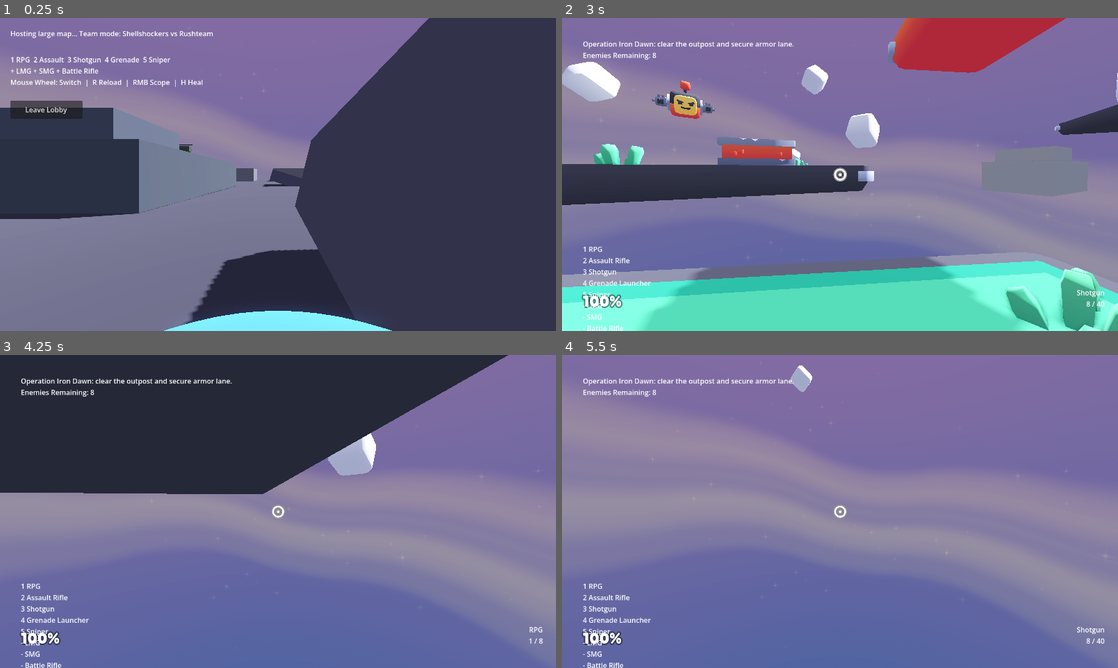
Above: before the commit, frames 1-4 (two rows, left to right).
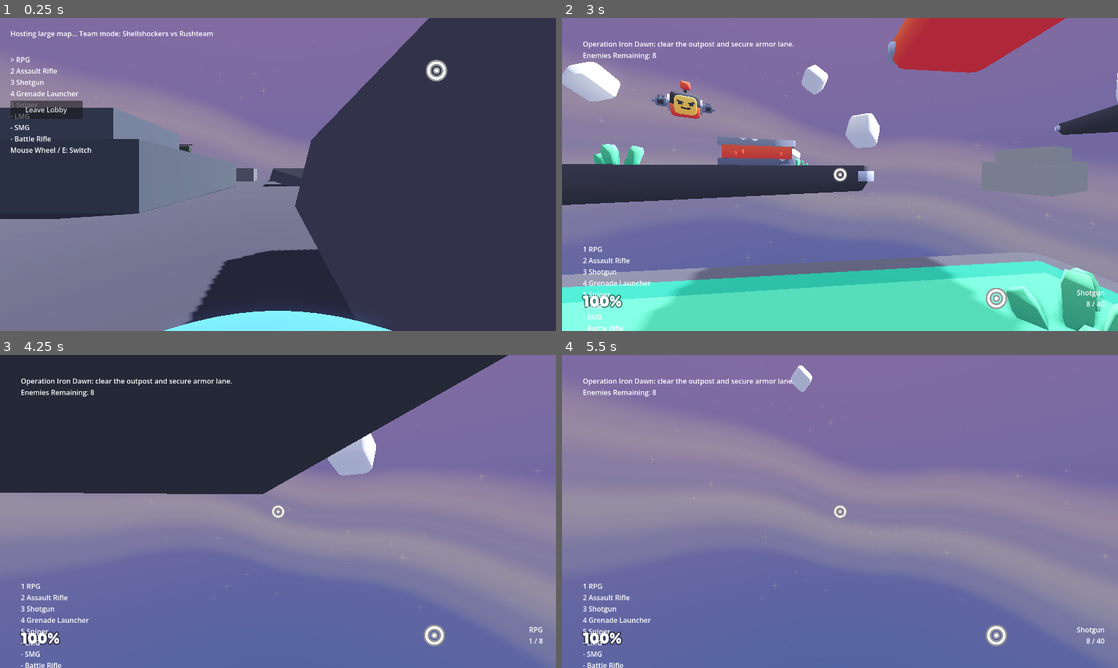
Above: after the commit, the same moments.

Repository: kRxZykRxZy/darkdutytest
Game: Godot game, scene res://scenes/multiplayer_arena.tscn
Two runs of this game, one before a commit and one after it. Both use one fixed random seed, a clock stepped at 60 frames per second and the inputs below. This scene is started directly instead of the project's main scene.
Inputs (mouse positions are in pixels of both pictures, inside the frame that each line leads up to):
- Up to frame 1 (0.25 s): no input
- Up to frame 2 (3 s): click "Leave Lobby" at 0.5 s; click "Play Campaign" at 1.25 s; click "Start Campaign (Level 1)" at 2 s; move the mouse to (867, 174) at 2.77 s; hold W (move_forward) from 2.78 s (still down); tap Mouse wheel down (weapon_next) at 2.85 s
- Up to frame 3 (4.25 s): keep holding W (move_forward); tap Space (jump) at 3.02, 3.77 s; tap Mouse wheel up (weapon_prev) at 3.05, 3.6 s; move the mouse to (250, 511) at 3.52 s; tap 1 (weapon_slot_1) at 3.8 s
- Up to frame 4 (5.5 s): keep holding W (move_forward); move the mouse to (851, 505) at 4.27 s; tap 1 (weapon_slot_1) at 4.35 s; tap 2 (weapon_slot_2) at 4.55, 5.1 s; move the mouse to (834, 517) at 5.02 s; tap Space (jump) at 5.27 s; tap 3 (weapon_slot_3) at 5.3 s

The runs differ from the first frame. In frame 1, 1.2% of the frame differs, in the area x 1-81%, y 12-44%; in frame 2, 0.2%; in frame 3, 0.2%; in frame 4, 0.2%.

Commit message:
Improve jump loop timing and load weapon images in campaign and multiplayer HUD
Co-authored-by: kRxZykRxZy <192328467+kRxZykRxZy@users.noreply.github.com>

Diff:
--- a/objects/player.gd
+++ b/objects/player.gd
@@ -84,7 +84,7 @@
 # MAIN LOOP
 # --------------------------------------------------
 
-func _process(delta):
+func _physics_process(delta):
 	_update_actions()
 	_update_vehicle(delta)
 	if active_vehicle:
@@ -420,7 +420,8 @@
 	ammo_updated.emit(
 		current_ammo[weapon_index],
 		reserve_ammo[weapon_index],
-		weapon.weapon_name
+		weapon.weapon_name,
+		weapon.crosshair
 	)
 
 
--- a/scripts/hud.gd
+++ b/scripts/hud.gd
@@ -22,14 +22,28 @@
 		ammo.text = ""
 		add_child(ammo)
 
+	if !has_node("WeaponImage"):
+		var weapon_image := TextureRect.new()
+		weapon_image.name = "WeaponImage"
+		weapon_image.offset_left = 965
+		weapon_image.offset_top = 610
+		weapon_image.offset_right = 1035
+		weapon_image.offset_bottom = 680
+		weapon_image.expand_mode = TextureRect.EXPAND_FIT_WIDTH_PROPORTIONAL
+		weapon_image.stretch_mode = TextureRect.STRETCH_KEEP_ASPECT_CENTERED
+		add_child(weapon_image)
+
 func _on_health_updated(health):
 	$Health.text = str(health) + "%"
 
-func _on_ammo_updated(current: int, reserve: int, weapon_name: String) -> void:
+func _on_ammo_updated(current: int, reserve: int, weapon_name: String, weapon_image: Texture2D = null) -> void:
 	var ammo_label := get_node_or_null("Ammo") as Label
 	if ammo_label == null:
 		return
 	ammo_label.text = "%s\n%d / %d" % [weapon_name, current, reserve]
+	var weapon_image_rect := get_node_or_null("WeaponImage") as TextureRect
+	if weapon_image_rect != null:
+		weapon_image_rect.texture = weapon_image
 
 func _on_loadout_updated(lines: Array[String]) -> void:
 	var loadout_label := get_node_or_null("Loadout") as Label
--- a/scripts/multiplayer_game.gd
+++ b/scripts/multiplayer_game.gd
@@ -2,9 +2,21 @@
 
 const PLAYER_SCENE := preload("res://objects/network_player.tscn")
 const TEAM_NAMES: Array[String] = ["SHELLSHOCKERS", "RUSHTEAM"]
+const WEAPON_PATHS := [
+	"res://weapons/rpg.tres",
+	"res://weapons/assault_rifle.tres",
+	"res://weapons/shotgun.tres",
+	"res://weapons/grenade_launcher.tres",
+	"res://weapons/sniper.tres",
+	"res://weapons/lmg.tres",
+	"res://weapons/smg.tres",
+	"res://weapons/battle_rifle.tres"
+]
 
 var players: Dictionary = {}
 var peer_teams: Dictionary = {}
+var multiplayer_weapons: Array[Weapon] = []
+var multiplayer_weapon_index := 0
 
 @onready var spawn_points: Node3D = $SpawnPoints
 @onready var status_label: Label = $HUD/Status
@@ -16,7 +28,8 @@
 		return
 
 	_build_war_city()
-	loadout_label.text = "1 RPG  2 Assault  3 Shotgun  4 Grenade  5 Sniper\n+ LMG + SMG + Battle Rifle\nMouse Wheel: Switch  |  R Reload  |  RMB Scope  |  H Heal"
+	_load_multiplayer_weapons()
+	_update_multiplayer_loadout_ui()
 
 	multiplayer.peer_connected.connect(_on_peer_connected)
 	multiplayer.peer_disconnected.connect(_on_peer_disconnected)
@@ -90,6 +103,69 @@
 func _on_leave_pressed() -> void:
 	NetworkManager.shutdown_network()
 	get_tree().change_scene_to_file("res://scenes/home.tscn")
+
+func _unhandled_input(event: InputEvent) -> void:
+	if multiplayer_weapons.is_empty():
+		return
+	if event is InputEventMouseButton:
+		if event.button_index == MOUSE_BUTTON_WHEEL_UP and event.pressed:
+			_set_multiplayer_weapon_index((multiplayer_weapon_index - 1 + multiplayer_weapons.size()) % multiplayer_weapons.size())
+		elif event.button_index == MOUSE_BUTTON_WHEEL_DOWN and event.pressed:
+			_set_multiplayer_weapon_index((multiplayer_weapon_index + 1) % multiplayer_weapons.size())
+	if Input.is_action_just_pressed("weapon_toggle") or Input.is_action_just_pressed("weapon_next"):
+		_set_multiplayer_weapon_index((multiplayer_weapon_index + 1) % multiplayer_weapons.size())
+	if Input.is_action_just_pressed("weapon_prev"):
+		_set_multiplayer_weapon_index((multiplayer_weapon_index - 1 + multiplayer_weapons.size()) % multiplayer_weapons.size())
+	if Input.is_action_just_pressed("weapon_slot_1"):
+		_set_multiplayer_weapon_index(0)
+	if Input.is_action_just_pressed("weapon_slot_2"):
+		_set_multiplayer_weapon_index(1)
+	if Input.is_action_just_pressed("weapon_slot_3"):
+		_set_multiplayer_weapon_index(2)
+	if Input.is_action_just_pressed("weapon_slot_4"):
+		_set_multiplayer_weapon_index(3)
+	if Input.is_action_just_pressed("weapon_slot_5"):
+		_set_multiplayer_weapon_index(4)
+
+func _load_multiplayer_weapons() -> void:
+	multiplayer_weapons.clear()
+	for weapon_path in WEAPON_PATHS:
+		var weapon_resource := load(weapon_path) as Weapon
+		if weapon_resource != null:
+			multiplayer_weapons.append(weapon_resource)
+	multiplayer_weapon_index = 0
+
+func _set_multiplayer_weapon_index(index: int) -> void:
+	if index < 0 or index >= multiplayer_weapons.size():
+		return
+	multiplayer_weapon_index = index
+	_update_multiplayer_loadout_ui()
+
+func _update_multiplayer_loadout_ui() -> void:
+	var lines: Array[String] = []
+	for i: int in range(multiplayer_weapons.size()):
+		var prefix := ">"
+		if i != multiplayer_weapon_index:
+			prefix = str(i + 1) if i < 5 else "-"
+		lines.append("%s %s" % [prefix, multiplayer_weapons[i].weapon_name])
+	lines.append("Mouse Wheel / E: Switch")
+	loadout_label.text = "\n".join(lines)
+
+	var weapon_image_rect := get_node_or_null("HUD/WeaponImage") as TextureRect
+	if weapon_image_rect == null:
+		weapon_image_rect = TextureRect.new()
+		weapon_image_rect.name = "WeaponImage"
+		weapon_image_rect.offset_left = 970
+		weapon_image_rect.offset_top = 86
+		weapon_image_rect.offset_right = 1040
+		weapon_image_rect.offset_bottom = 156
+		weapon_image_rect.expand_mode = TextureRect.EXPAND_FIT_WIDTH_PROPORTIONAL
+		weapon_image_rect.stretch_mode = TextureRect.STRETCH_KEEP_ASPECT_CENTERED
+		$HUD.add_child(weapon_image_rect)
+	if multiplayer_weapons.is_empty():
+		weapon_image_rect.texture = null
+		return
+	weapon_image_rect.texture = multiplayer_weapons[multiplayer_weapon_index].crosshair
 
 func _build_war_city() -> void:
 	for child in $CityGeometry.get_children():
